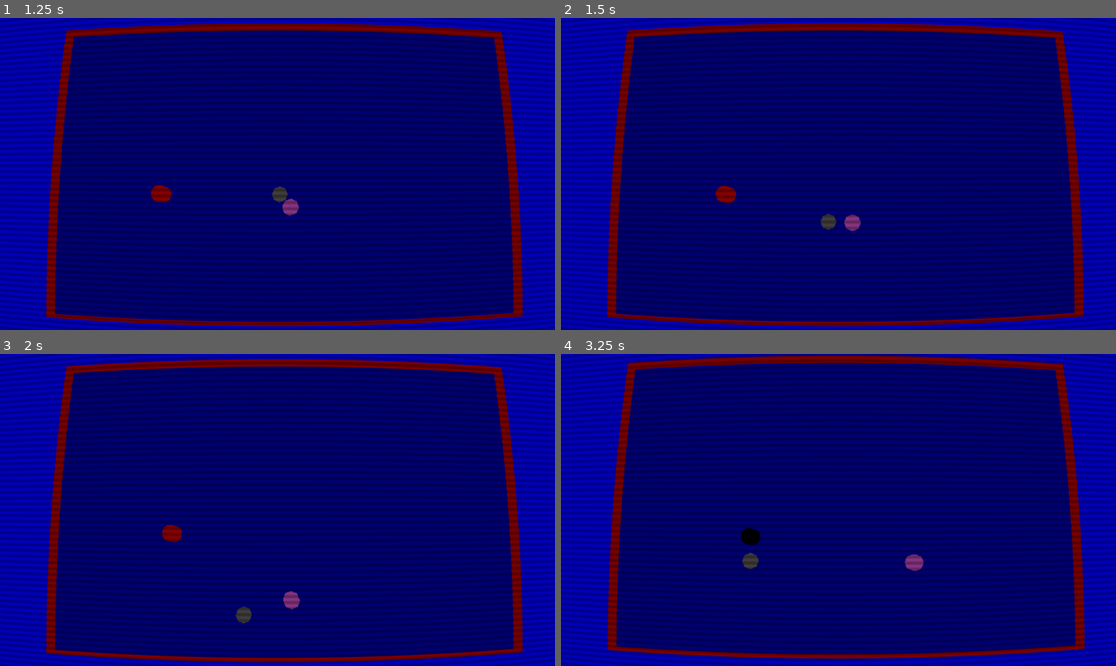
Above: before the commit, frames 1-4 (two rows, left to right).
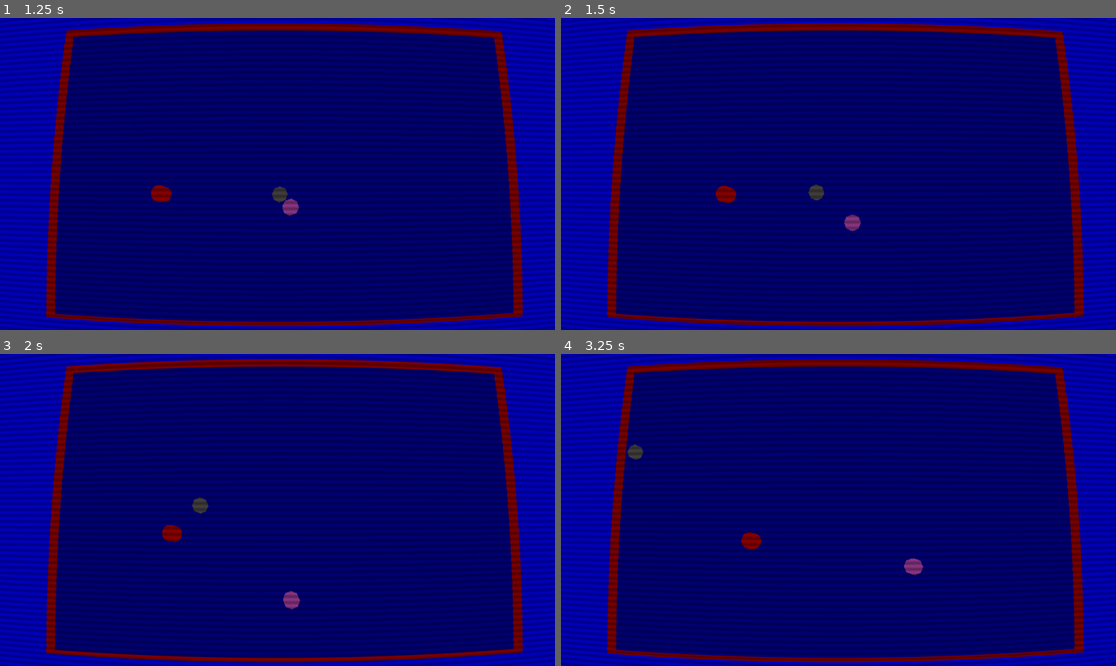
Above: after the commit, the same moments.

Repository: WiredOverload/GodotWild65
Game: Godot game, scene res://scenes/gameplay.tscn
Same seed, same stepped clock (60 frames per second), same inputs: the game is played once before the commit and once after it. The project has no main scene, so this scene is started directly.
Inputs:
- Up to frame 1 (1.25 s): hold D (move_right) from 0.53 s (still down); hold Space (action) from 0.53 s (still down)
- Up to frame 2 (1.5 s): release D (move_right) at 1.28 s; release Space (action) at 1.28 s; hold S (move_down) from 1.28 s (still down); tap Space (action) at 1.35 s
- Up to frame 3 (2 s): keep holding S (move_down)
- Up to frame 4 (3.25 s): release S (move_down) at 2.03 s; hold D (move_right) 2.03-2.78 s; hold Space (action) 2.03-2.78 s; hold W (move_up) from 2.78 s (still down); tap Space (action) at 2.85 s

Frame 1 is identical in both runs. In frame 2, 0.2% of the frame differs, in the area x 44-50%, y 53-68%; in frame 3, 0.2%; in frame 4, 5.2%, in the area x 8-95%, y 0-99%.

Commit message:
Added vibrations

Diff:
--- a/actors/ball.gd
+++ b/actors/ball.gd
@@ -1,5 +1,7 @@
 class_name Ball
 extends CharacterBody3D
+
+const MAX_BOUNCES := 10
 
 enum State {
 	HELD,
@@ -23,6 +25,7 @@
 		State.MOVING:
 			var motion := velocity * delta
 			var collision := move_and_collide(motion)
+			var bounce_count := 0
 			while collision:
 				var normal := collision.get_normal()
 				Gameplay.instance.screen_shake_vel(-Vector2(normal.x, normal.z).normalized() * velocity.length())
@@ -30,6 +33,9 @@
 				motion = collision.get_remainder().bounce(normal)
 				if collision.get_collider().is_in_group("Enemy"):
 					collision.get_collider().hit(1)
+				bounce_count += 1
+				if bounce_count >= MAX_BOUNCES:
+					break
 				collision = move_and_collide(motion)
 
 func grab(marker: Node3D) -> void:
--- a/actors/enemy.tscn
+++ b/actors/enemy.tscn
@@ -13,6 +13,7 @@
 height = 1.0
 
 [node name="Enemy" type="CharacterBody3D" groups=["Enemy"]]
+motion_mode = 1
 script = ExtResource("1_y0y7r")
 
 [node name="MeshInstance3D" type="MeshInstance3D" parent="."]
--- a/actors/player.gd
+++ b/actors/player.gd
@@ -22,6 +22,7 @@
 @onready var catch_area: Area3D = %CatchArea
 @onready var catcher: CSGBox3D = %Catcher
 @onready var spin_spark_particles: GPUParticles3D = %SpinSparkParticles
+@onready var vibrate_timer: Timer = $VibrateTimer
 
 @onready var hold_distance: float = Vector3(ball_held_position.position.x, 0, ball_held_position.position.z).length()
 
@@ -44,11 +45,15 @@
 				if not spin_spark_particles.emitting and is_equal_approx(throw_speed, max_throw_speed):
 					spin_spark_particles.restart()
 					Gameplay.instance.set_time_scale(0.3, 0.1)
+					vibrate_timer.start()
 				if spin_spark_particles.emitting and not is_equal_approx(throw_speed, max_throw_speed):
 					spin_spark_particles.emitting = false
 					Gameplay.instance.set_time_scale(1.0, 0.01)
+					vibrate_timer.stop()
 			else:
-				ball.throw(throw_speed * basis.x)
+				# Release!
+
+				ball.throw(throw_speed * basis.z)
 				throw_speed = 0.0
 				state = State.NEUTRAL
 		State.CATCHING:
@@ -71,6 +76,7 @@
 		State.THROWING:
 			spin_spark_particles.emitting = false
 			Gameplay.instance.set_time_scale(1.0, 0.01)
+			vibrate_timer.stop()
 
 	state = v
 
@@ -115,3 +121,7 @@
 func deactivate_catcher() -> void:
 	catch_area.monitoring = false
 	catcher.visible = false
+
+
+func _on_vibrate_timer_timeout() -> void:
+	Gameplay.instance.screen_shake(7.0)
--- a/actors/player.tscn
+++ b/actors/player.tscn
@@ -88,3 +88,8 @@
 local_coords = true
 process_material = SubResource("ParticleProcessMaterial_5buoc")
 draw_pass_1 = SubResource("QuadMesh_odta2")
+
+[node name="VibrateTimer" type="Timer" parent="."]
+wait_time = 0.05
+
+[connection signal="timeout" from="VibrateTimer" to="." method="_on_vibrate_timer_timeout"]
